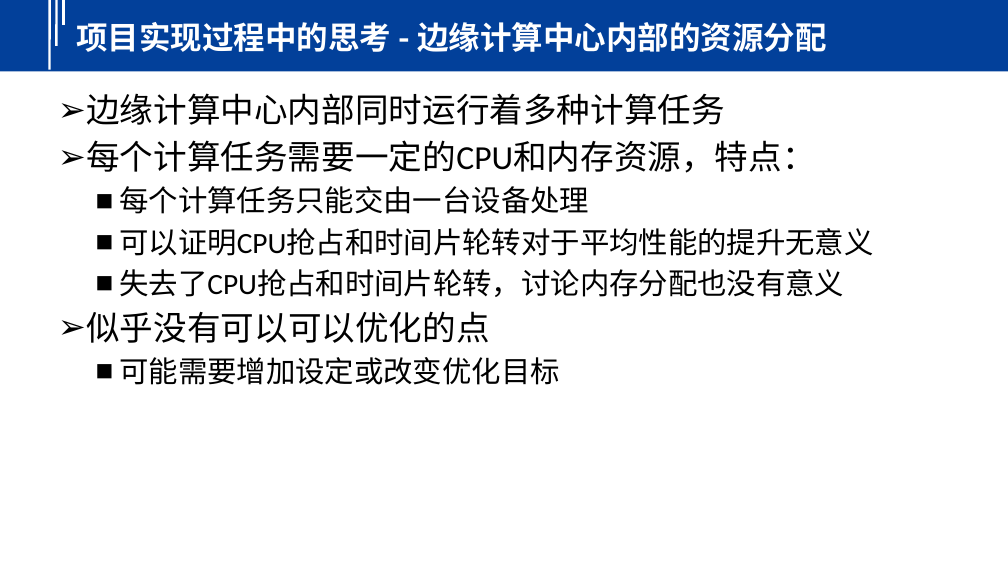
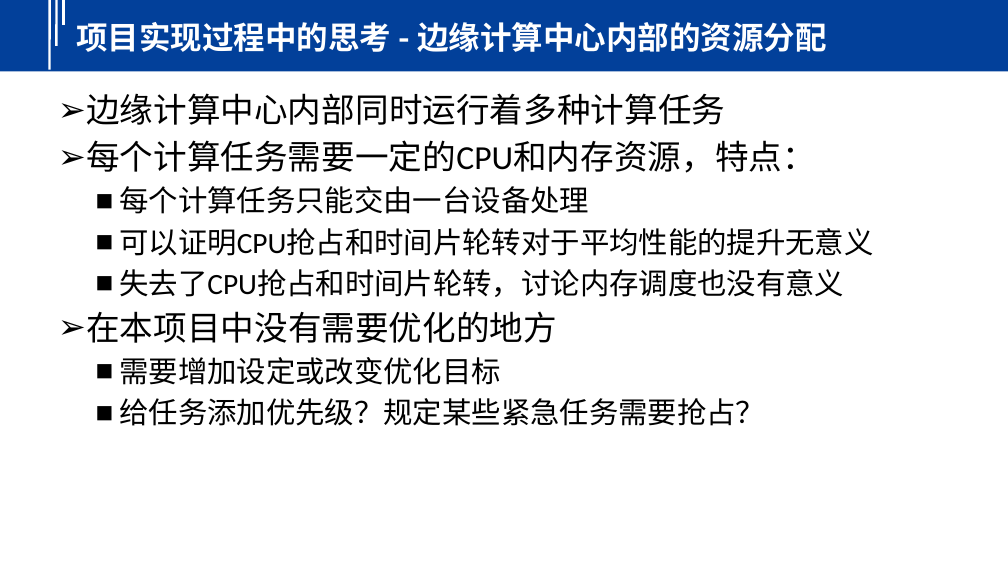
Before and after one commit to yindaheng98/DNet, a slide deck: slide 18 of 介绍.pptx (slide 11 before the commit). Drawn at 1008x567 pixels with LibreOffice and Linux fonts; fonts in the diff are those of the drawing; background and template pictures are left out. Boxes give left, top, right and bottom in pixels: in the first picture for what was removed or moved away, otherwise in the second. Text is boxed around its words. In the diff, an @@ line names an element or a change of style, - is before the commit and + after.

```diff
--- a/介绍.pptx
+++ b/介绍.pptx
@@ text at [86, 269, 844, 426]: text changed @@
-  ■ 失去了CPU抢占和时间片轮转，讨论内存分配也没有意义
-➢ 似乎没有可以可以优化的点
-  ■ 可能需要增加设定或改变优化目标
+  ■ 失去了CPU抢占和时间片轮转，讨论内存调度也没有意义
+➢ 在本项目中没有需要优化的地方
+  ■ 需要增加设定或改变优化目标
+  ■ 给任务添加优先级？规定某些紧急任务需要抢占？
```
Also in this commit, not shown: 10 other slides changed, 7 slides added.
